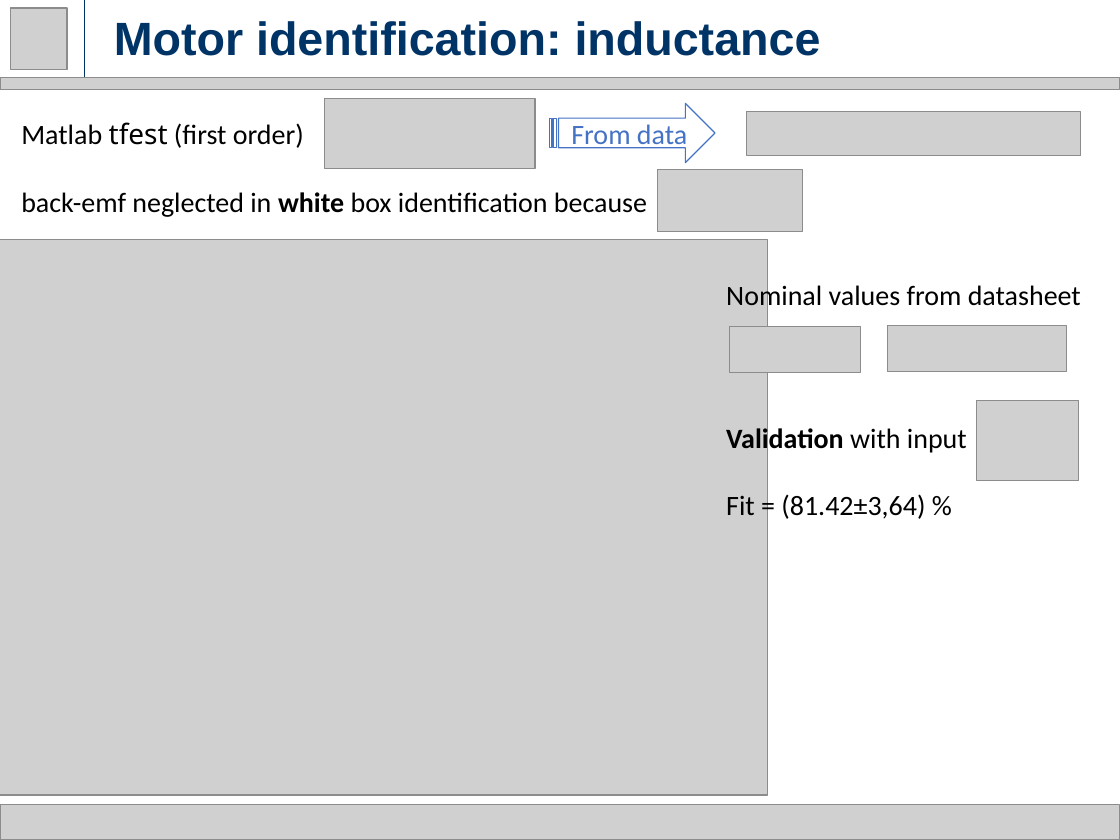
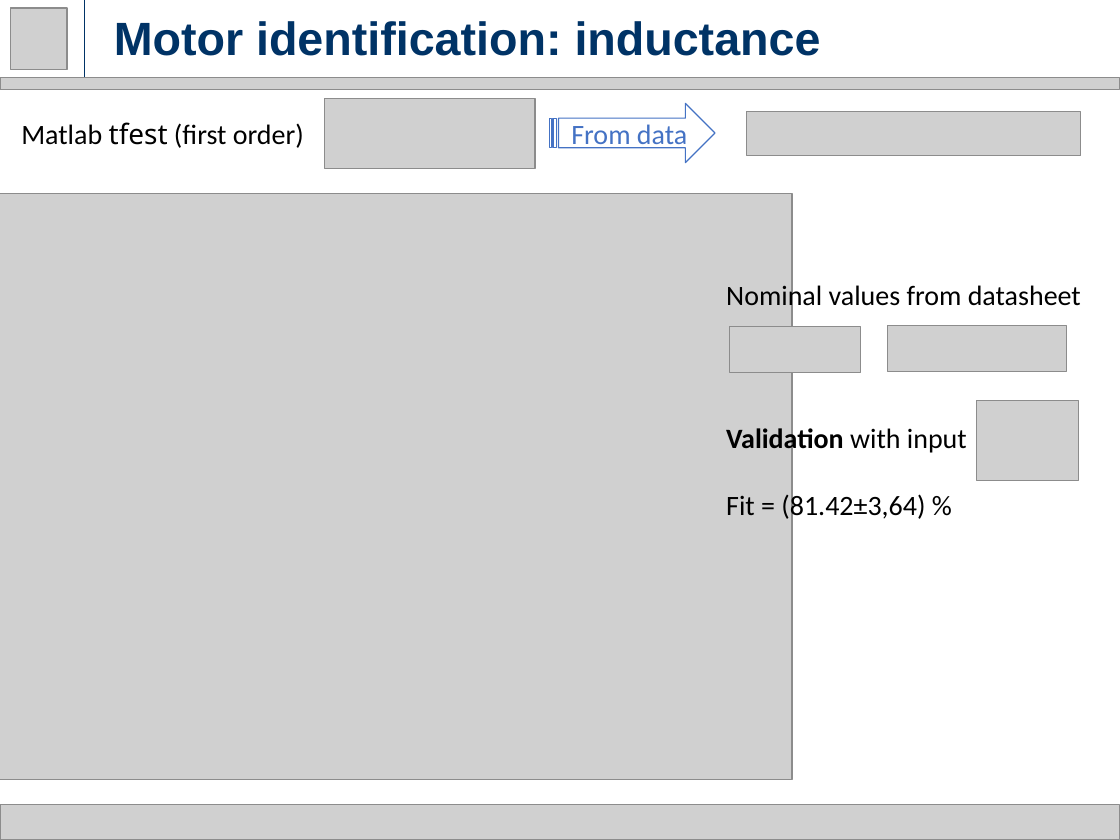
Before and after one commit to rssalessio/Control-Linear-Vibrations, a slide deck: slide 14 of finalPresentation/Part 1/Part1.pptx. Drawn at 1120x840 pixels with LibreOffice and Linux fonts; fonts in the diff are those of the drawing; grey boxes stand for pictures. Boxes give left, top, right and bottom in pixels: in the first picture for what was removed or moved away, otherwise in the second. Text is boxed around its words. In the diff, an @@ line names an element or a change of style, - is before the commit and + after.

```diff
--- a/finalPresentation/Part 1/Part1.pptx
+++ b/finalPresentation/Part 1/Part1.pptx
@@ picture removed at [657, 169, 802, 232] @@
@@ picture: place and size @@
-picture at [0, 240, 768, 795]
+picture at [0, 194, 792, 780]
@@ text removed at [21, 192, 647, 217] @@
-back-emf neglected in white box identification because
```
Also in this commit, not shown: 3 other slides changed.
